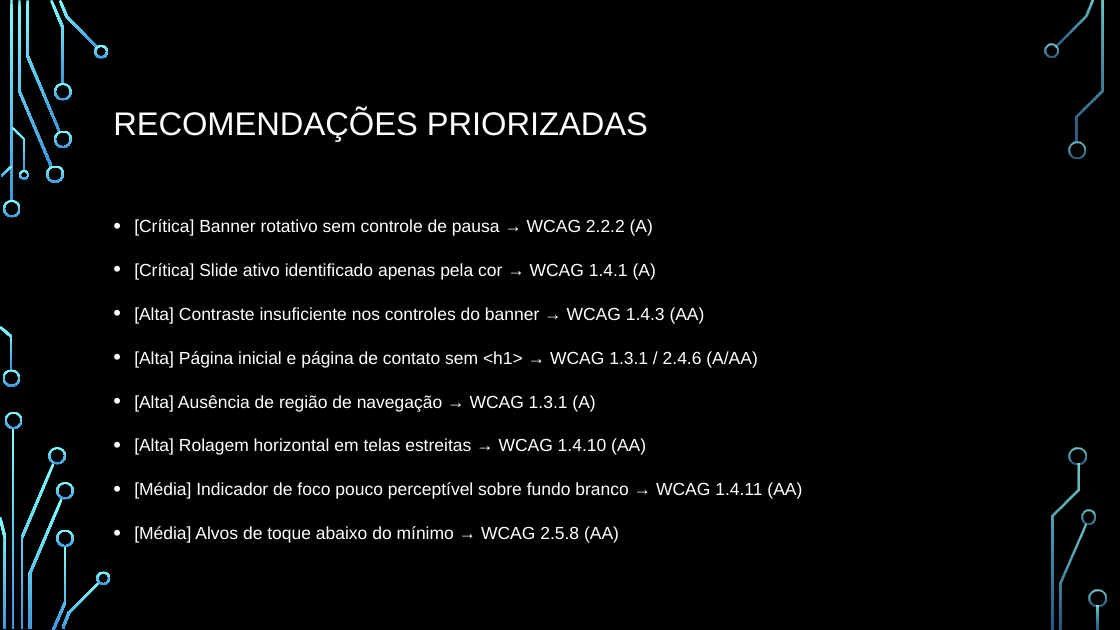
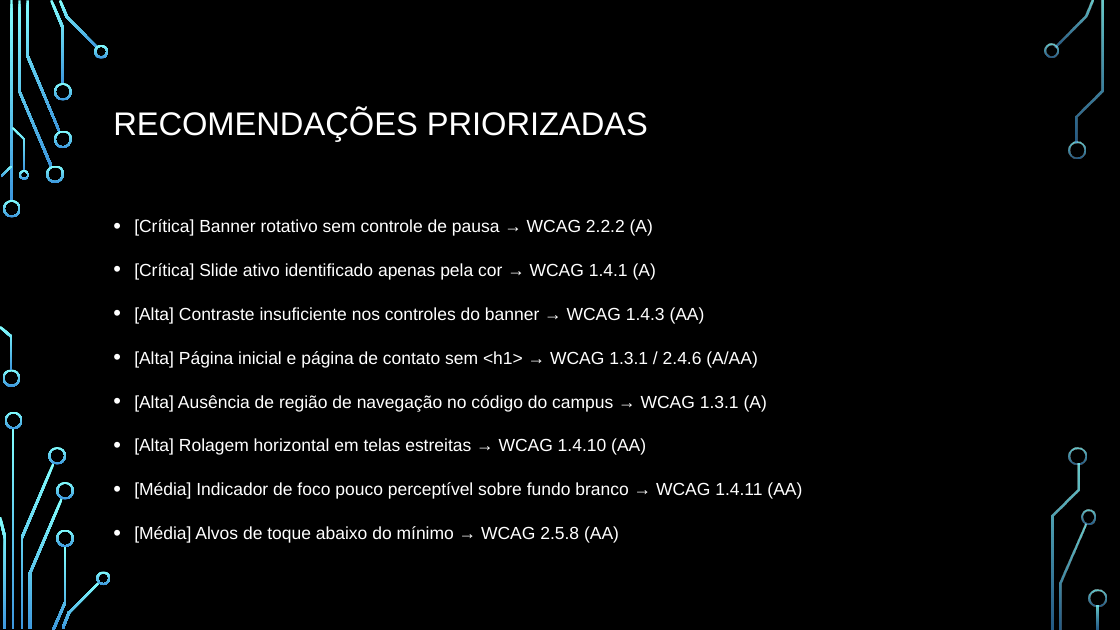
Before and after one commit to guilhermedopp/atividades, a slide deck: slide 19 of apresentacao/APRESENTACAO_AVALIACAO_ACESSIBILIDADE.pptx. Drawn at 1120x630 pixels with LibreOffice and Linux fonts; fonts in the diff are those of the drawing; background and template pictures are left out. Boxes give left, top, right and bottom in pixels: in the first picture for what was removed or moved away, otherwise in the second. Text is boxed around its words. In the diff, an @@ line names an element or a change of style, - is before the commit and + after.

```diff
--- a/apresentacao/APRESENTACAO_AVALIACAO_ACESSIBILIDADE.pptx
+++ b/apresentacao/APRESENTACAO_AVALIACAO_ACESSIBILIDADE.pptx
@@ text at (134, 395, 767, 412): text changed @@
-• [Alta] Ausência de região de navegação → WCAG 1.3.1 (A)
+• [Alta] Ausência de região de navegação no código do campus → WCAG 1.3.1 (A)
```
Also in this commit, not shown: 2 other slides changed, 16 other files.
